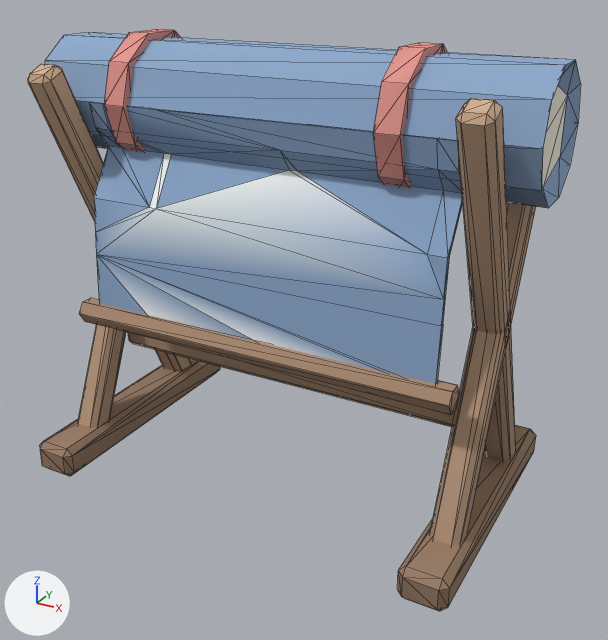
The glTF model assets/models/blueprint/blueprint.low.glb, before and after one commit.
Camera for both pictures: a 50 mm camera at (0.679, -1.18, 0.89) aimed at (0.038, -0.016, 0.308). Lighting does not change. The marker at lower left points along +X, +Y and +Z. The picture after the commit comes second. Mesh edges are drawn as thin lines. Where no turn or scale is listed for an object, it has been applied to the vertices. Vertices at exactly the same position are counted once.

Script lines for the objects in view, before the commit:
```python
me_blueprint = bpy.data.meshes.new('blueprint')
me_blueprint.from_pydata(...)  # 313 vertices, 578 faces; spans x -0.43..0.43, y -0.25..0.25, z -0.384..0.384
me_blueprint.materials.append(mat_glass_props)
ob_blueprint = bpy.data.objects.new('blueprint', me_blueprint)
ob_blueprint.location = (0.0, 0.0, 0.382)
```
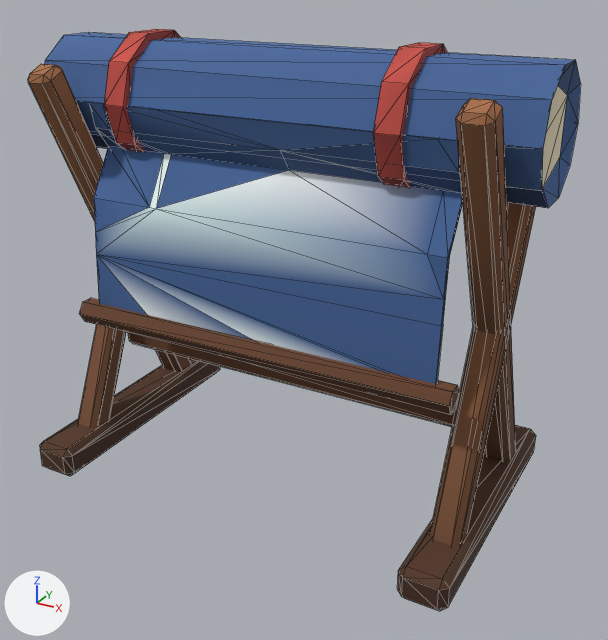
The change, as a diff of the scene's bpy script:
```diff
--- a/assets/models/blueprint/blueprint.low.glb.py
+++ b/assets/models/blueprint/blueprint.low.glb.py
@@ me_blueprint @@
 # used by ob_blueprint; location = (0.0, 0.0, 0.382)
-me_blueprint.from_pydata(...)  # 313 vertices, 578 faces; spans x -0.43..0.43, y -0.25..0.25, z -0.384..0.384
+me_blueprint.from_pydata(...)  # 312 vertices, 576 faces; spans x -0.43..0.43, y -0.25..0.25, z -0.384..0.384
+# me_blueprint part 1
+# 2 vertices are removed from x 0.055..0.29, y -0.094..-0.067, z 0.198..0.234
+# 14 faces are deleted
+# 1 vertex is added at (-0.29, -0.107, 0.118)
+# 12 new faces join them
+# me_blueprint part 2: 564 kept faces spanning x -0.43..0.43, y -0.25..0.25, z -0.384..0.384 get new vertex colours
 me_blueprint.materials.append(mat_glass_props)
```

Where the change shows, as pixel boxes (x1, y1, x2, y2) in the pictures (608 x 640 px; the box of a moved part takes in the faces that stretch with it):
part 1 of me_blueprint, moved or reshaped
    both: (156, 109, 462, 254)
part 2 of me_blueprint, recoloured (darker)
    both: (28, 29, 581, 611)
